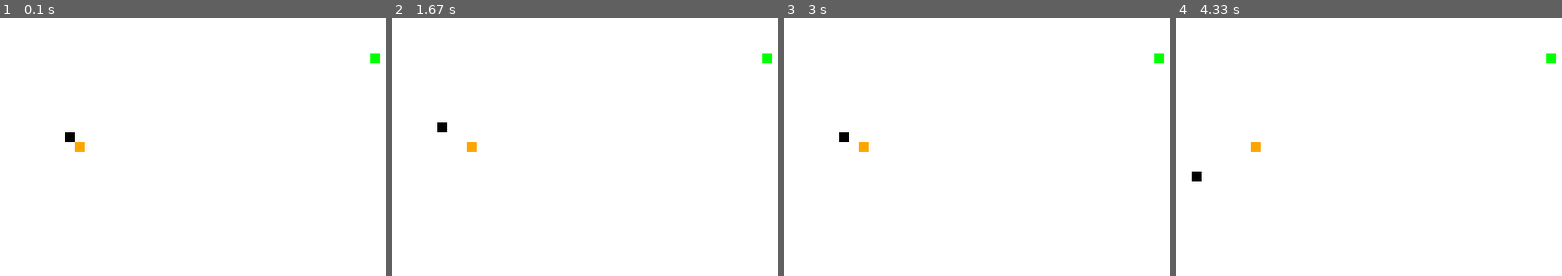
Above: before the commit, frames 1-4 (left to right).
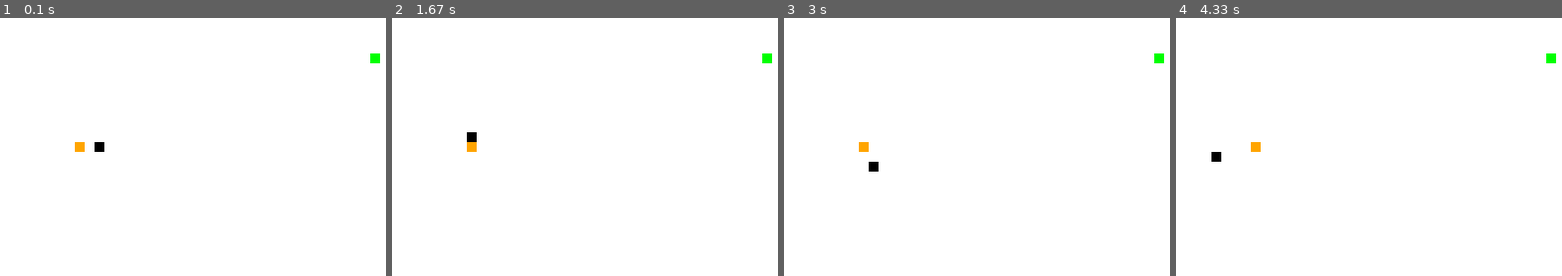
Above: after the commit, the same moments.

Repository: danyjf/tpj-2022
Game: pygame game, started from ant-life/main.py
Same seed, same stepped clock (60 frames per second), same inputs: the game is played once before the commit and once after it.
Inputs:
- Up to frame 1 (0.1 s): no input
- Up to frame 2 (1.67 s): no input
- Up to frame 3 (3 s): no input
- Up to frame 4 (4.33 s): no input

The runs differ from the first frame. In frame 1, 0.2% of the frame differs, in the area x 16-28%, y 44-52%; in frame 2, 0.2%; in frame 3, 0.2%; in frame 4, 0.2%.

Commit message:
Add basic state machine

Diff:
--- a/ant-life/ant.py
+++ b/ant-life/ant.py
@@ -3,6 +3,7 @@
 
 from const import SCALE, WIDTH, HEIGHT
 from entity import Entity
+from fsm import FSM, Search, GoHome, Transition
 
 class Ant(Entity):
     def __init__(self):
@@ -10,34 +11,41 @@
         self.y = 20
         self.resource = None
         self.directions = [self.up, self.down, self.left, self.right]
+        search = Search()
+        go_home = GoHome()
+        states = [search, go_home]
+        transitions = {
+            "collected_resource": Transition(search, go_home),
+            "deposited_resource": Transition(go_home, search)
+        }
+        self.fsm = FSM(states, transitions)
+        self.event = None
 
     def update(self):
-        move = random.choice(self.directions)
-        move()
+        self.fsm.update(self.event, self)
 
     def up(self):
         self.y += 1
-
         if self.y < 0:
             self.y = 0
 
     def down(self):
         self.y -= 1
-
         if self.y > HEIGHT:
             self.y = HEIGHT
 
     def left(self):
         self.x -= 1
-
         if self.x < 0:
             self.x = 0
 
     def right(self):
         self.x += 1
-
         if self.x > WIDTH:
             self.x = WIDTH
 
+    def search(self):
+        random.choice(self.directions)()
+
     def render(self, display):
         pygame.draw.rect(display, 'black', (SCALE * self.x, SCALE * self.y, SCALE, SCALE))
--- a/ant-life/fsm.py
+++ b/ant-life/fsm.py
@@ -1,3 +1,5 @@
+import random
+
 class State:
     def __init__(self, name) -> None:
         self.name = name
@@ -16,24 +18,31 @@
         self._from = _from
         self._to = _to
 
-class Idle(State):
+class Search(State):
     def __init__(self) -> None:
         super().__init__(self.__class__.__name__)
 
     def update(self, object):
-        print("waiting for your command...")
-        return super().update(object)
+        object.search()
 
-class Walk(State):
+class GoHome(State):
     def __init__(self) -> None:
         super().__init__(self.__class__.__name__)
 
     def update(self, object):
-        print("Moving")
+        print("Return Home")
+        return super().update(object)
+
+class Dead(State):
+    def __init__(self) -> None:
+        super().__init__(self.__class__.__name__)
+
+    def update(self, object):
+        print("Died")
         return super().update(object)
 
 class FSM:
-    def __init__(self, states: list(State), transitions: dict(Transition)) -> None:
+    def __init__(self, states, transitions) -> None:
         self._states = states
         self._transitions = transitions
 
@@ -53,22 +62,3 @@
             self.current.exit()
             return False
         return True
-
-
-if __name__ == "__main__":
-    walk = Walk()
-    idle = Idle()
-    dead = State("Dead")
-
-    states = [walk, idle, dead]
-    transitions = {
-        "rest":Transition(walk, idle),
-        "engage": Transition(idle, walk),
-        "harakiri": Transition(idle, dead)
-        }
-
-    fsm = FSM(states, transitions)
-
-    event = None
-    while fsm.update(event, None):
-        event = input(">")
